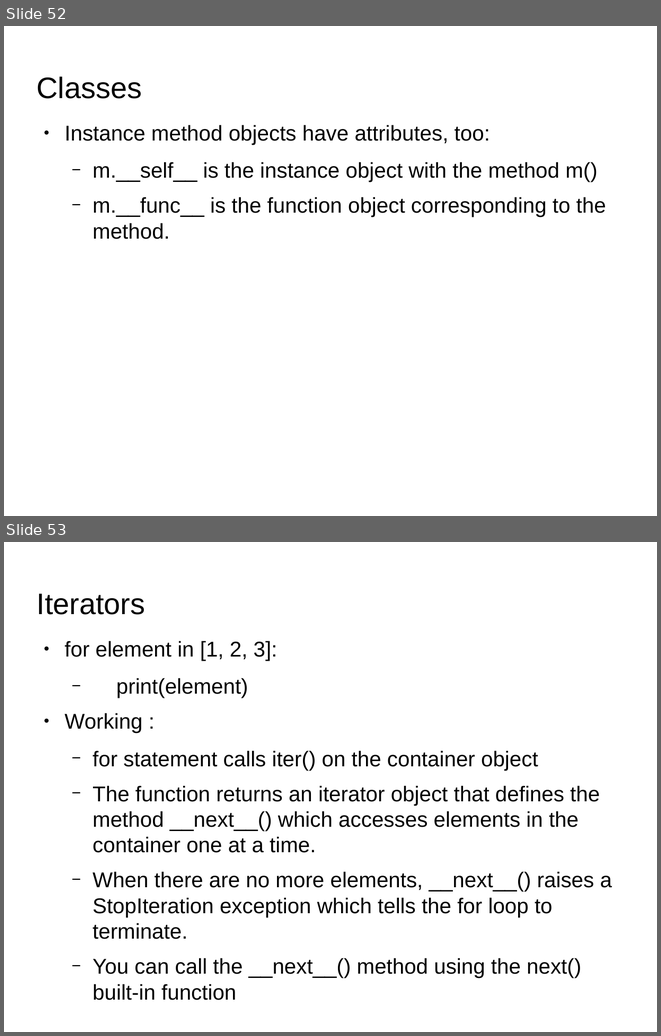
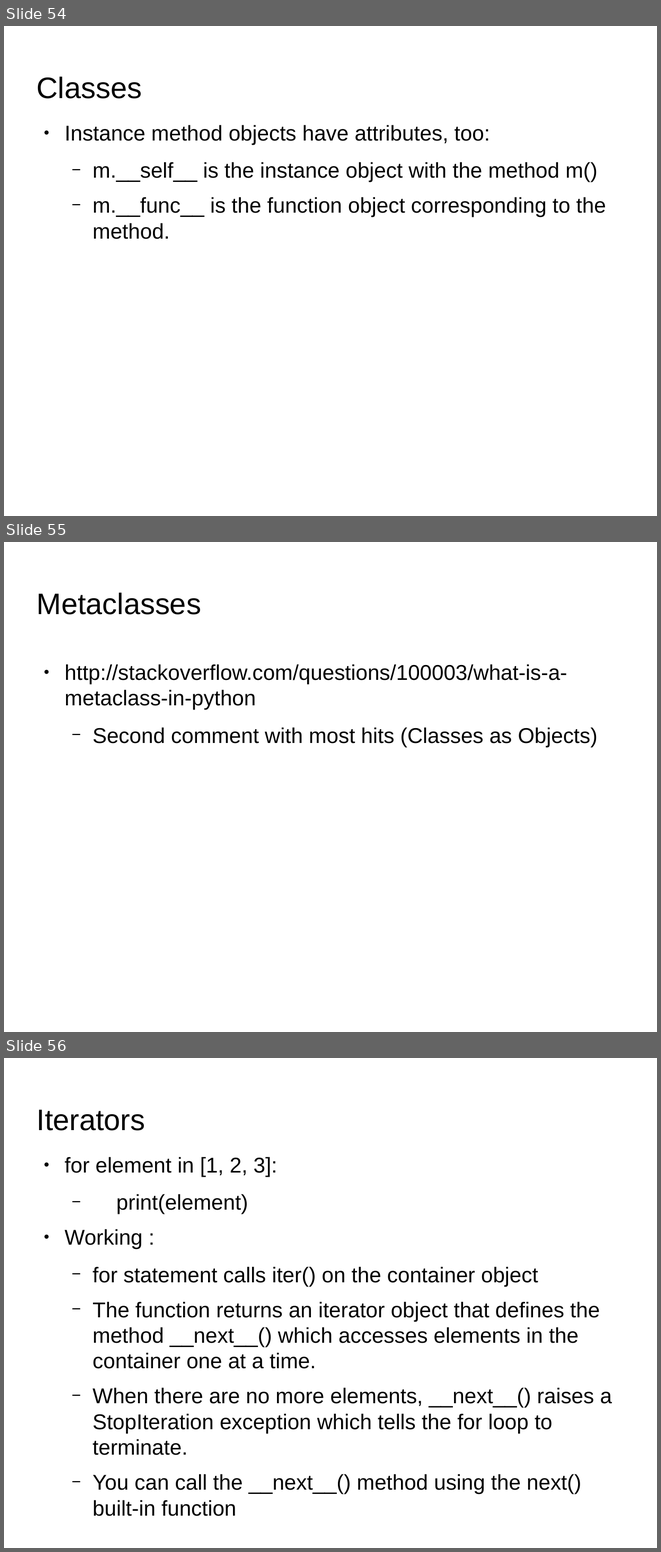
Before and after one commit to shikha-desai/Internship_PreWork, a slide deck: Python/Python_Notes.odp. Shown one above the other, each under a label of ours: slides 52 and 53 before the commit, slides 54, 55 and 56 after it. The pictures are 661x1036 and 661x1552 pixels, drawn with LibreOffice and Linux fonts; fonts in the diff are those of the drawing; background and template pictures are left out. Boxes give left, top, right and bottom in pixels: in the first picture for what was removed or moved away, otherwise in the second. Text is boxed around its words. In the diff, an @@ line names an element or a change of style, - is before the commit and + after.

```diff
--- a/Python/Python_Notes.odp
+++ b/Python/Python_Notes.odp
@@ slide 55 added at <box>4,542,657,1032</box>, background picture (left out) @@
@@ title added at <box>37,592,201,615</box>, 36 pt, text #000000 @@
+Metaclasses
@@ text added at <box>64,664,598,747</box>, 26 pt, text #000000 @@
+● http://stackoverflow.com/questions/100003/what-is-a-metaclass-in-python
+  − Second comment with most hits (Classes as Objects)
@@ what was slide 52 is now slide 54 @@
@@ what was slide 53 is now slide 56 @@
```
Also in this commit, not shown: 1 slide changed, 4 other slides added, 4 other files.
